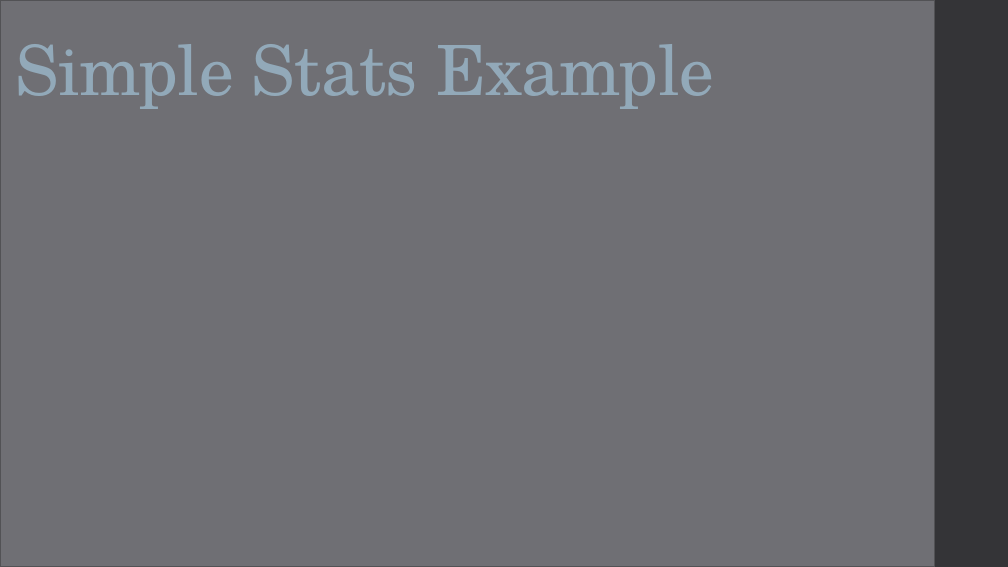
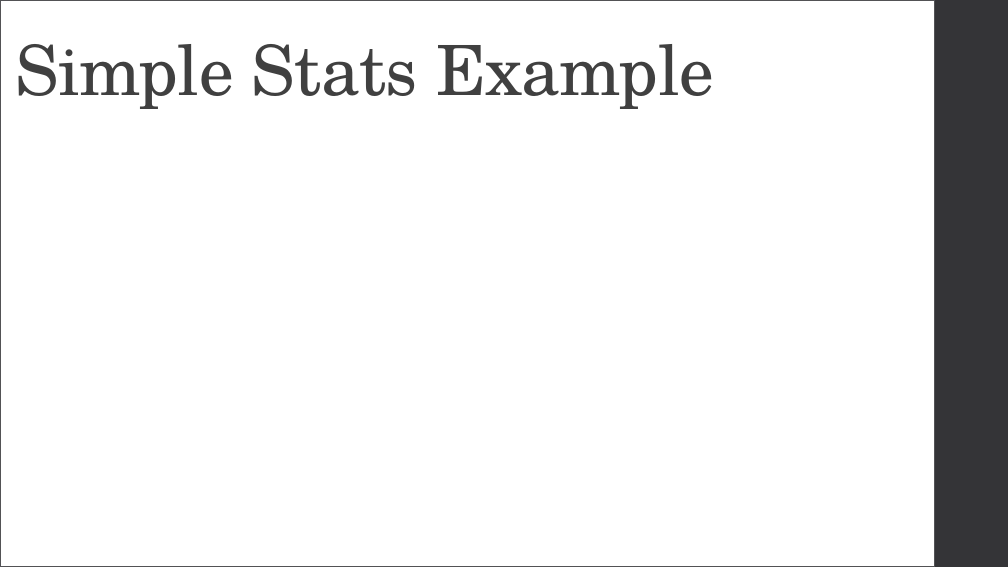
Before and after one commit to CaitieM20/DotNetConf, a slide deck: slide 16 of Patterns & Best Practices For Moving From RDBMS to Azure Storage.pptx (slide 18 before the commit). Drawn at 1008x567 pixels with LibreOffice and Linux fonts; fonts in the diff are those of the drawing. Boxes give left, top, right and bottom in pixels: in the first picture for what was removed or moved away, otherwise in the second. Text is boxed around its words. In the diff, an @@ line names an element or a change of style, - is before the commit and + after.

Commit message:
Power Point Slides Simple Stats

```diff
--- a/Patterns & Best Practices For Moving From RDBMS to Azure Storage.pptx
+++ b/Patterns & Best Practices For Moving From RDBMS to Azure Storage.pptx
@@ rectangle at (x1=0, y1=0, x2=935, y2=567): fill #6F6F74 to #FFFFFF @@
@@ title "Simple Stats Example" at (x1=15, y1=44, x2=714, y2=109): text colour #92A9B9 to #404040 @@
```
Also in this commit, not shown: 13 other slides changed, 14 slides added, 13 slides removed, 3 other files.
